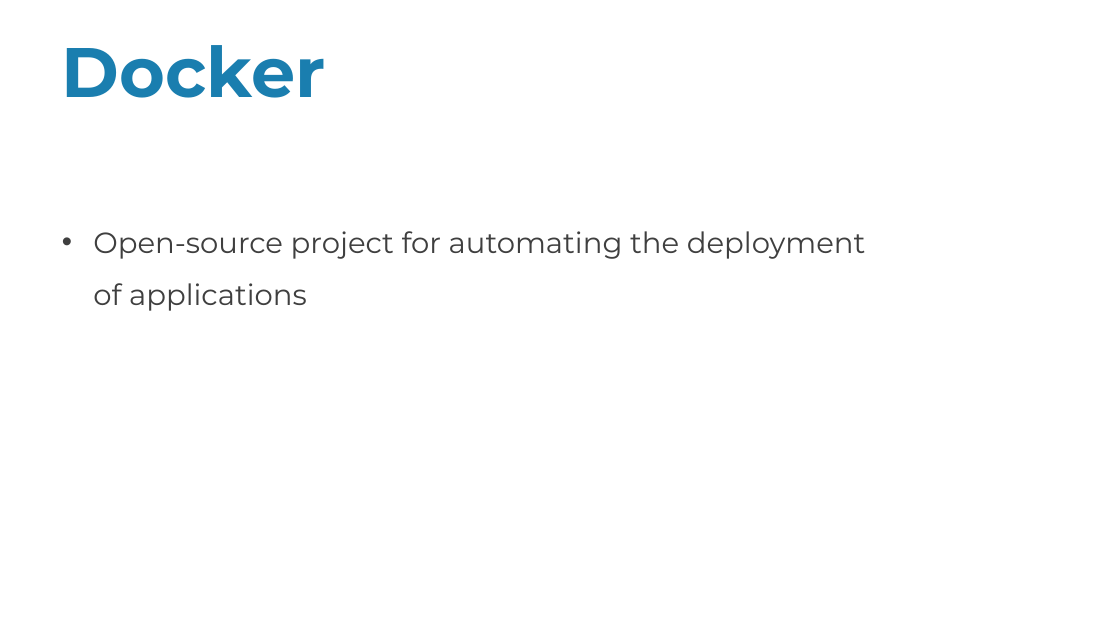
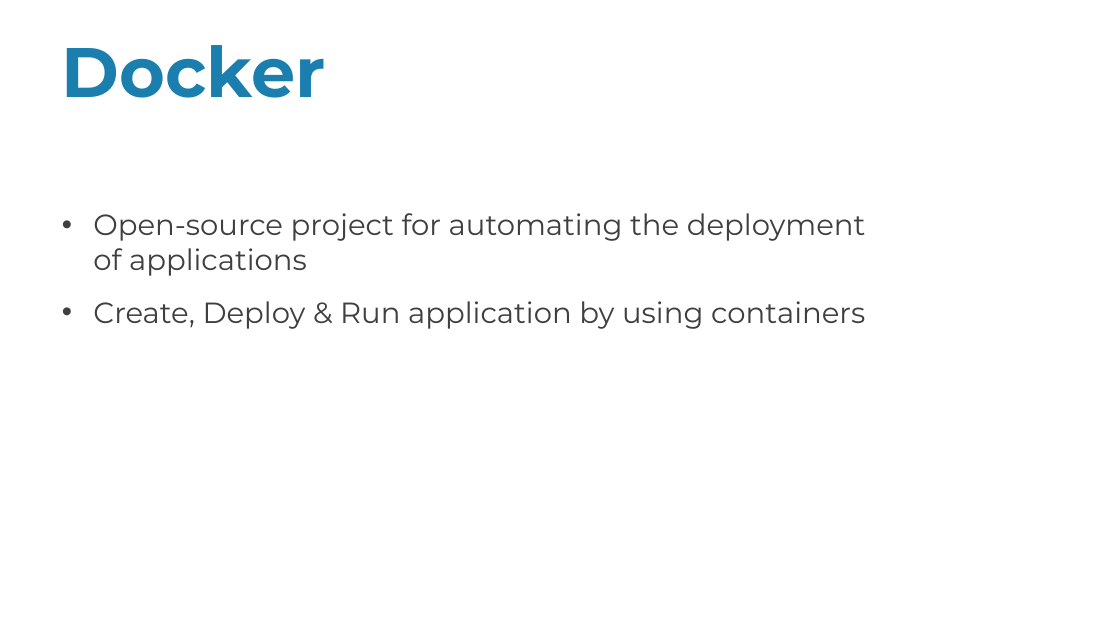
Before and after one commit to alainkhouryy/Project-integration, a slide deck: slide 14 of presentation/Final-Pres.pptx. Drawn at 1120x630 pixels with LibreOffice and Linux fonts; fonts in the diff are those of the drawing. Boxes give left, top, right and bottom in pixels: in the first picture for what was removed or moved away, otherwise in the second. Text is boxed around its words. In the diff, an @@ line names an element or a change of style, - is before the commit and + after.

```diff
--- a/presentation/Final-Pres.pptx
+++ b/presentation/Final-Pres.pptx
@@ text at <box>93,213,866,276</box>: line spacing 1.5 to 1 @@
@@ text at <box>93,301,865,329</box>: paragraph added @@
+• Create, Deploy & Run application by using containers
```
Also in this commit, not shown: 21 other slides changed, 3 slides added.
